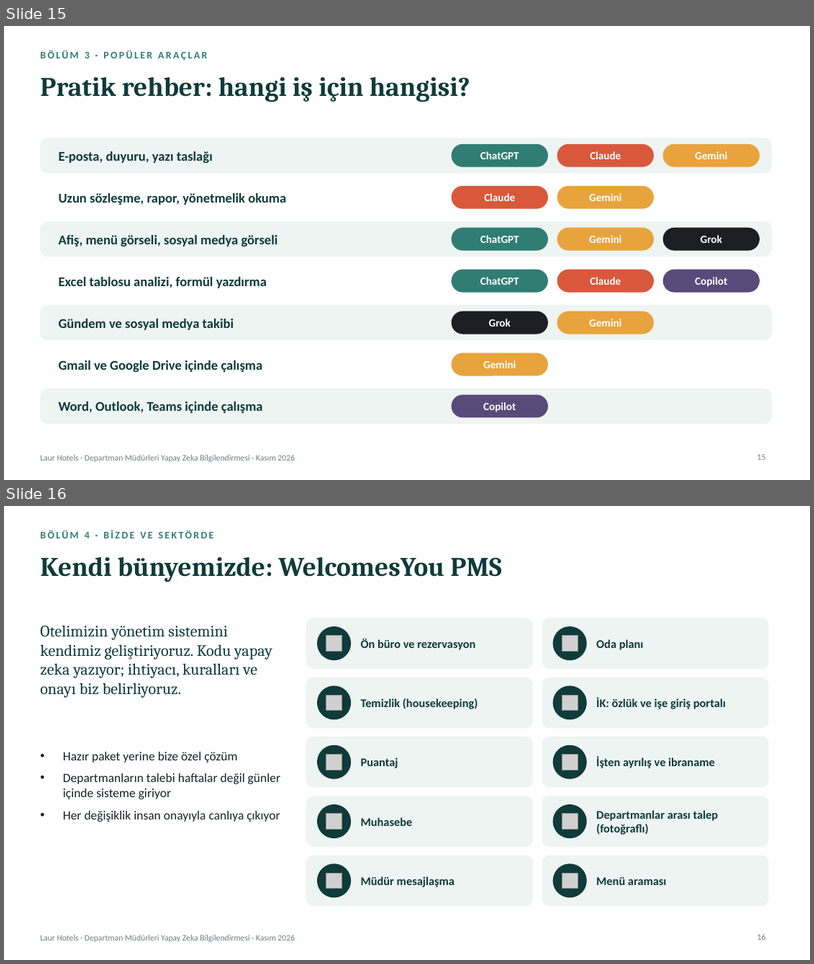
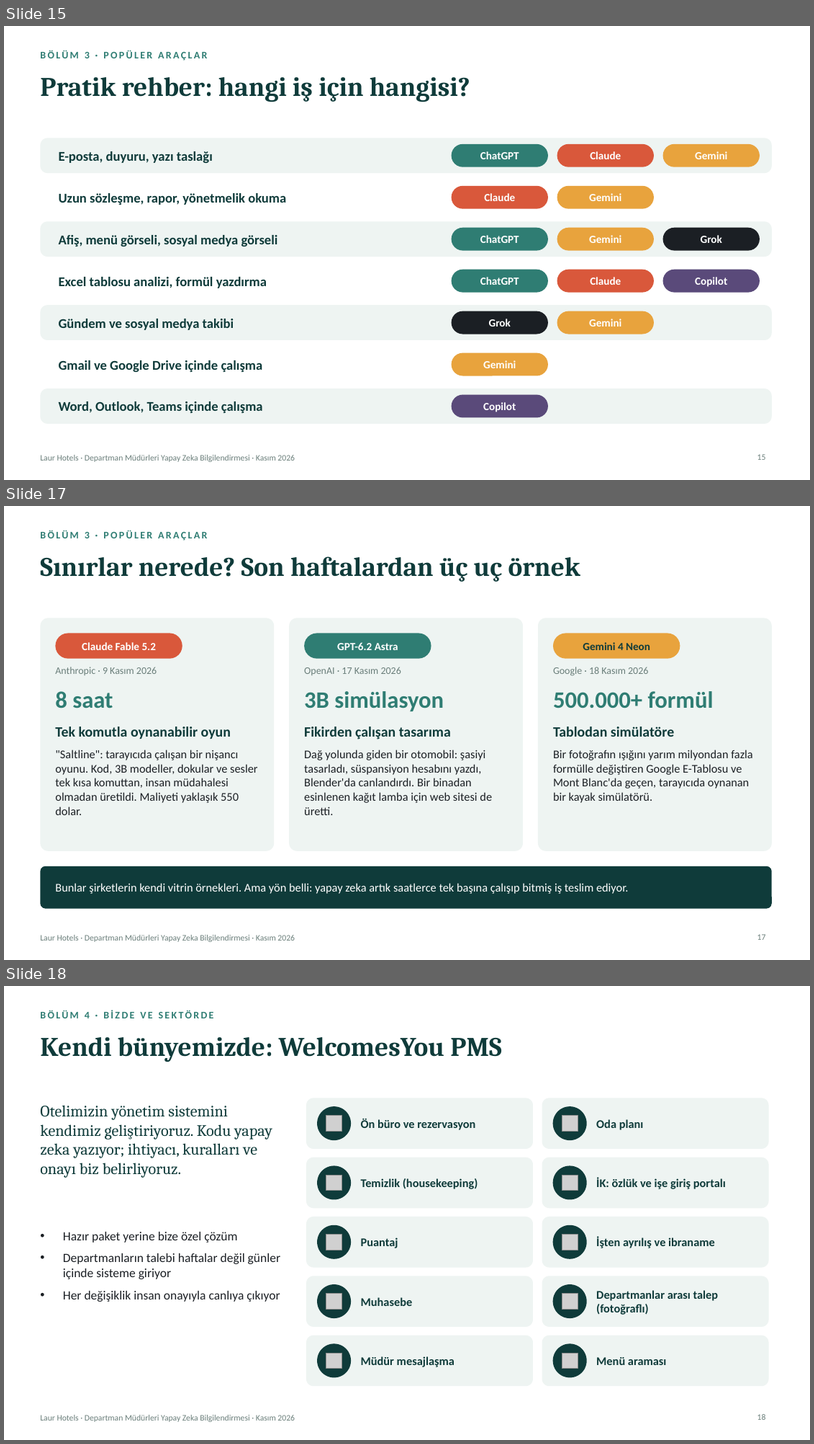
Before and after one commit to cmax-code/First-Repo, a slide deck: Yapay-Zeka-Mudurler-Sunumu-v2.pptx. Shown one above the other, each under a label of ours: slides 15 and 16 before the commit, slides 15, 17 and 18 after it; the slides between them are not shown. The pictures are 814x964 and 814x1444 pixels, drawn with LibreOffice and Linux fonts; fonts in the diff are those of the drawing; grey boxes stand for pictures. Boxes give left, top, right and bottom in pixels: in the first picture for what was removed or moved away, otherwise in the second. Text is boxed around its words. In the diff, an @@ line names an element or a change of style, - is before the commit and + after.

```diff
--- a/Yapay-Zeka-Mudurler-Sunumu-v2.pptx
+++ b/Yapay-Zeka-Mudurler-Sunumu-v2.pptx
@@ slide 17 added at (4,506,810,960), background #FFFFFF; not listed: 1 template element that a slide beside it also shows @@
@@ text added at (40,530,207,541), 12 pt, text #2F7D73, bold @@
+BÖLÜM 3 · POPÜLER ARAÇLAR
@@ title added at (40,556,581,582), 32 pt, text #0F3B3A, bold @@
+Sınırlar nerede? Son haftalardan üç uç örnek
@@ rounded rectangle added at (40,618,275,851), fill #EEF4F2 @@
@@ rounded rectangle added at (55,633,183,659), fill #D9583B @@
@@ rounded rectangle added at (290,618,524,851), fill #EEF4F2 @@
@@ rounded rectangle added at (305,633,432,659), fill #2F7D73 @@
@@ rounded rectangle added at (538,618,772,851), fill #EEF4F2 @@
@@ rounded rectangle added at (553,633,680,659), fill #E8A33D @@
@@ text added at (82,642,156,650), 13 pt, text #FFFFFF, bold @@
+Claude Fable 5.2
@@ text added at (337,642,399,650), 13 pt, text #FFFFFF, bold @@
+GPT-6.2 Astra
@@ text added at (583,642,651,650), 13 pt, text #0F3B3A, bold @@
+Gemini 4 Neon
@@ text added at (55,667,157,675), 12 pt, text #6B7F7B @@
+Anthropic · 9 Kasım 2026
@@ text added at (304,667,401,675), 12 pt, text #6B7F7B @@
+OpenAI · 17 Kasım 2026
@@ text added at (553,667,648,676), 12 pt, text #6B7F7B @@
+Google · 18 Kasım 2026
@@ text added at (55,691,113,708), 28 pt, text #2F7D73, bold @@
+8 saat
@@ text added at (304,691,444,711), 28 pt, text #2F7D73, bold @@
+3B simülasyon
@@ text added at (553,691,714,708), 28 pt, text #2F7D73, bold @@
+500.000+ formül
@@ text added at (55,726,231,739), 17 pt, text #0F3B3A, bold @@
+Tek komutla oynanabilir oyun
@@ text added at (304,726,451,739), 17 pt, text #0F3B3A, bold @@
+Fikirden çalışan tasarıma
@@ text added at (553,726,674,736), 17 pt, text #0F3B3A, bold @@
+Tablodan simülatöre
@@ text added at (55,749,257,815), 14 pt, text #1B1F24 @@
+"Saltline": tarayıcıda çalışan bir nişancı oyunu. Kod, 3B modeller, dokular ve sesler tek kısa komuttan, insan müdahalesi olmadan üretildi. Maliyeti yaklaşık 550 dolar.
@@ text added at (304,749,492,815), 14 pt, text #1B1F24 @@
+Dağ yolunda giden bir otomobil: şasiyi tasarladı, süspansiyon hesabını yazdı, Blender'da canlandırdı. Bir binadan esinlenen kağıt lamba için web sitesi de üretti.
@@ text added at (553,749,754,803), 14 pt, text #1B1F24 @@
+Bir fotoğrafın ışığını yarım milyondan fazla formülle değiştiren Google E-Tablosu ve Mont Blanc'da geçen, tarayıcıda oynanan bir kayak simülatörü.
@@ rounded rectangle added at (40,866,772,908), fill #0F3B3A @@
@@ text added at (55,883,628,893), 14 pt, text #FFFFFF @@
+Bunlar şirketlerin kendi vitrin örnekleri. Ama yön belli: yapay zeka artık saatlerce tek başına çalışıp bitmiş iş teslim ediyor.
@@ page number added at (758,934,766,939), 10 pt, text #6B7F7B @@
+17
@@ what was slide 16 is now slide 18 @@
```
Also in this commit, not shown: 1 other slide added.
